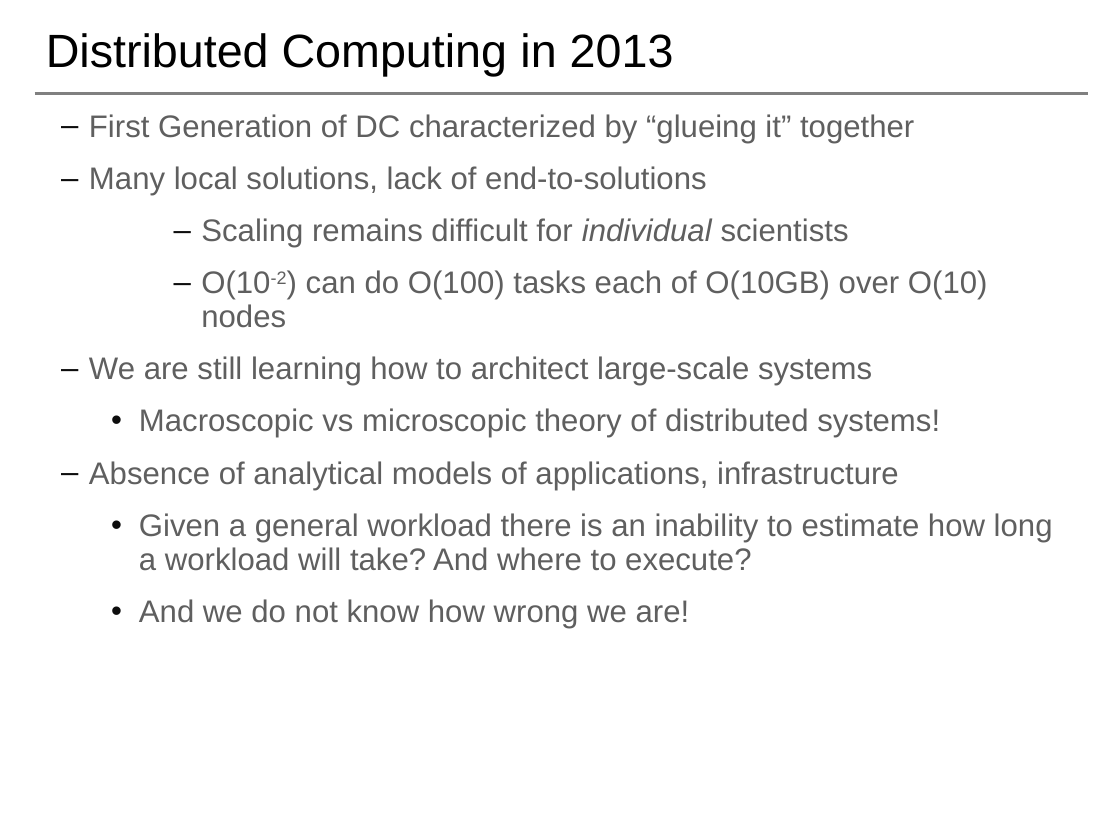
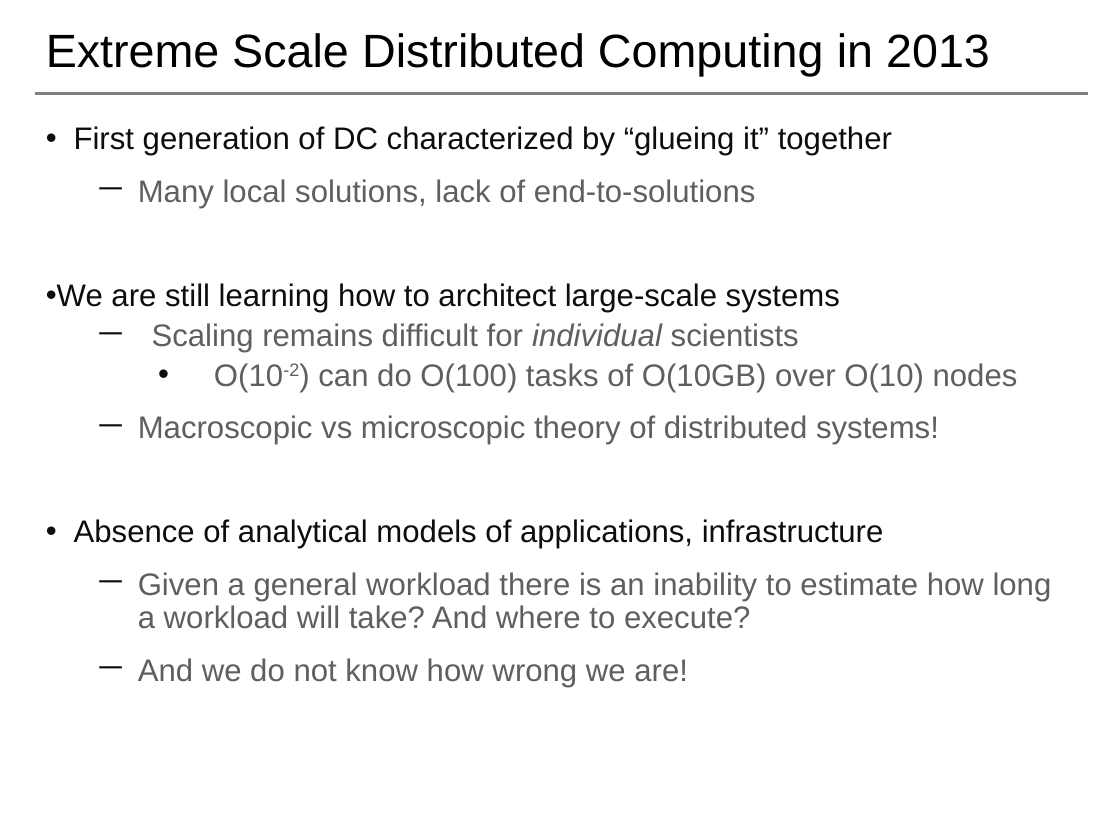
Before and after one commit to saga-project/NGMW, a slide deck: slide 4 of presentations/radical-modsim.pptx (slide 6 before the commit). Drawn at 1120x840 pixels with LibreOffice and Linux fonts; fonts in the diff are those of the drawing; background and template pictures are left out. Boxes give left, top, right and bottom in pixels: in the first picture for what was removed or moved away, otherwise in the second. Text is boxed around its words. In the diff, an @@ line names an element or a change of style, - is before the commit and + after.

```diff
--- a/presentations/radical-modsim.pptx
+++ b/presentations/radical-modsim.pptx
@@ title at [46, 33, 990, 76]: text changed @@
-Distributed Computing in 2013
+Extreme Scale Distributed Computing in 2013
@@ text "First generation of DC characterized ...": place and size @@
-text "First generation of DC characterized ..." at [89, 114, 1053, 628]
+text "First generation of DC characterized ..." at [46, 126, 1052, 687]
@@ text at [74, 126, 892, 156]: text changed; text colour #5F5F5F to #0D0D0D @@
-  – First Generation of DC characterized by “glueing it” together
+• First generation of DC characterized by “glueing it” together
@@ text at [74, 179, 1052, 687]: text colour #5F5F5F to #0D0D0D in "Absence of analytical models of applications, infrastructure"; bullet – to －; list level 2 to 3 in "Many local solutions, lack of ..."; list level 4 to 3 in "Scaling remains difficult for individual ..."; bullet • to －; bullet – to •; list level 2 to 1 in "Absence of analytical models of ..." @@
@@ text at [46, 283, 840, 312]: paragraph added @@
+• We are still learning how to architect large-scale systems
@@ text at [214, 363, 1018, 392]: text changed @@
-      – O(10-2) can do O(100) tasks each of O(10GB) over O(10) nodes
-  – We are still learning how to architect large-scale systems
+      • O(10-2) can do O(100) tasks of O(10GB) over O(10) nodes
```
Also in this commit, not shown: 6 other slides changed.
